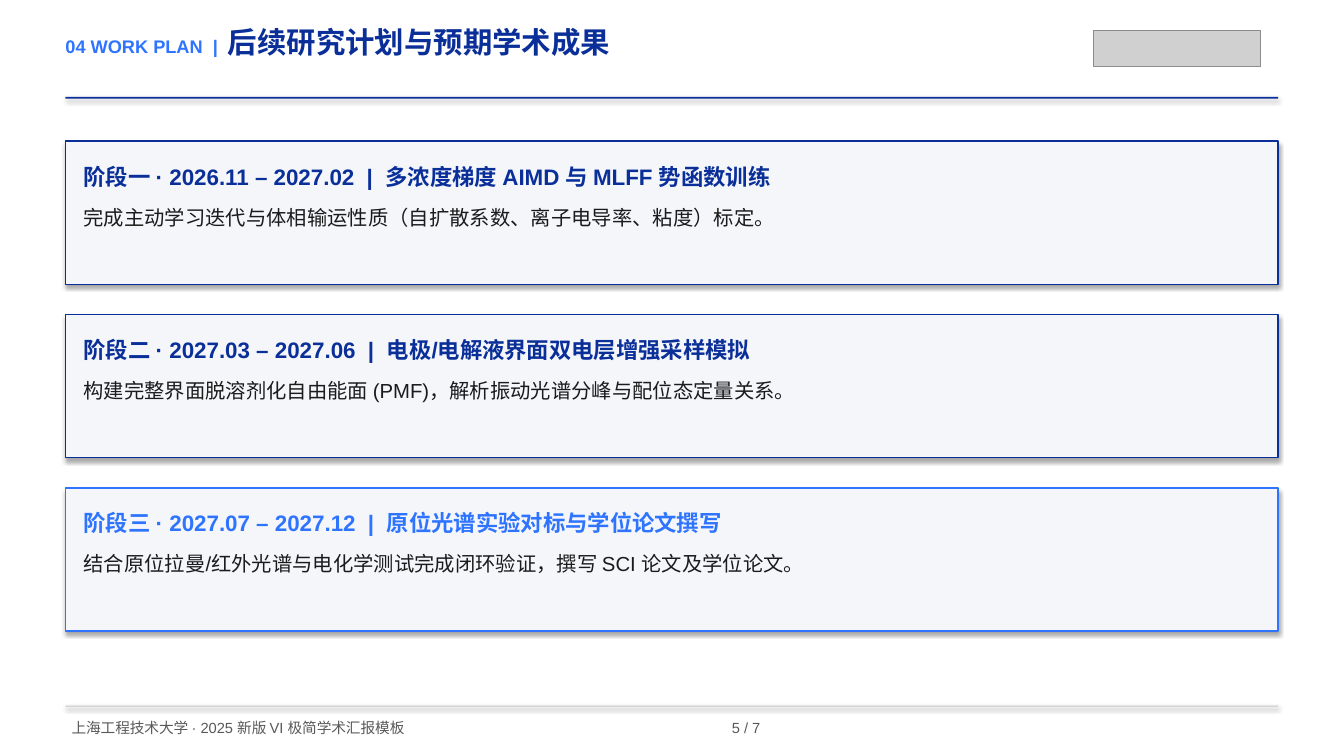
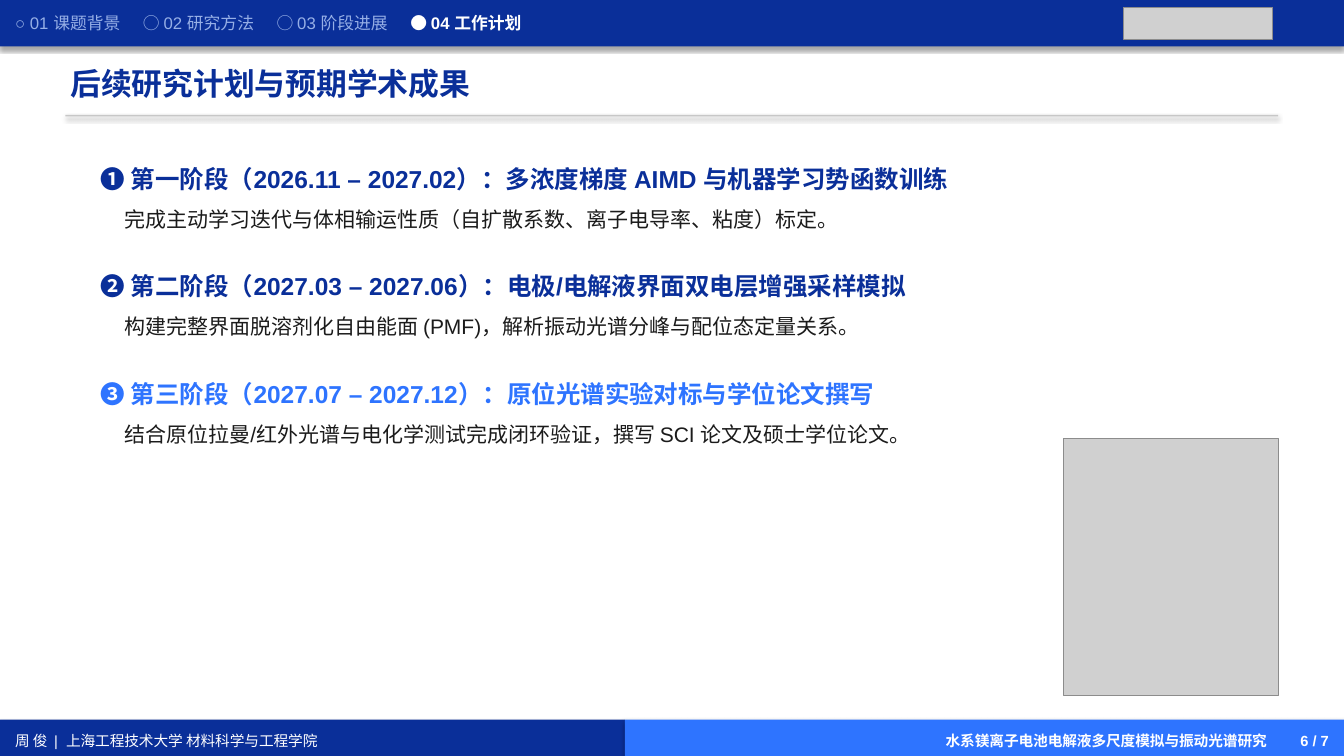
Before and after one commit to zhoujujn795/skills, a slide deck: slide 6 of pptx/assets/sues_2025_vi/SUES_2025_Academic_Template.pptx. Drawn at 1344x756 pixels with LibreOffice and Linux fonts; fonts in the diff are those of the drawing; grey boxes stand for pictures. Boxes give left, top, right and bottom in pixels: in the first picture for what was removed or moved away, otherwise in the second. Text is boxed around its words. In the diff, an @@ line names an element or a change of style, - is before the commit and + after.

```diff
--- a/pptx/assets/sues_2025_vi/SUES_2025_Academic_Template.pptx
+++ b/pptx/assets/sues_2025_vi/SUES_2025_Academic_Template.pptx
@@ rectangle added at <box>0,0,1344,46</box>, fill #0A2F99, 12 pt, text #96AFE6 @@
+○ 01 课题背景 ○ 02 研究方法 ○ 03 阶段进展 ● 04 工作计划
@@ picture added at <box>1124,7,1272,39</box> @@
@@ picture removed at <box>1094,30,1261,67</box> @@
@@ text at <box>71,68,471,98</box>: text changed; size 21 to 22 pt @@
-04 WORK PLAN | 后续研究计划与预期学术成果
+后续研究计划与预期学术成果
@@ rectangle: place and size @@
-rectangle at <box>66,97,1278,99</box>
+rectangle at <box>66,115,1278,116</box>
@@ rectangle at <box>66,115,1278,116</box>: fill #0A2F99 to #C7C7C7 @@
@@ rectangle removed at <box>66,141,1278,284</box> @@
-阶段一 · 2026.11 – 2027.02 | 多浓度梯度 AIMD 与 MLFF 势函数训练
-完成主动学习迭代与体相输运性质（自扩散系数、离子电导率、粘度）标定。
@@ text "❶ 第一阶段（2026.11 – 2027.02）：多浓度梯度 AIMD ...": place and size @@
-text "❶ 第一阶段（2026.11 – 2027.02）：多浓度梯度 AIMD ..." at <box>66,488,1278,631</box>
+text "❶ 第一阶段（2026.11 – 2027.02）：多浓度梯度 AIMD ..." at <box>101,163,949,444</box>
@@ text "❶ 第一阶段（2026.11 – 2027.02）：多浓度梯度 AIMD ..." at <box>101,163,949,444</box>: fill #F4F6FA to none; outline #2E74FF 1 pt to none; shadow off @@
@@ text at <box>101,163,949,444</box>: text changed; size 14.5 to 17.5 pt; bold on @@
-阶段三 · 2027.07 – 2027.12 | 原位光谱实验对标与学位论文撰写
-结合原位拉曼/红外光谱与电化学测试完成闭环验证，撰写 SCI 论文及学位论文。
+❶ 第一阶段（2026.11 – 2027.02）：多浓度梯度 AIMD 与机器学习势函数训练
+完成主动学习迭代与体相输运性质（自扩散系数、离子电导率、粘度）标定。
+❷ 第二阶段（2027.03 – 2027.06）：电极/电解液界面双电层增强采样模拟
+构建完整界面脱溶剂化自由能面 (PMF)，解析振动光谱分峰与配位态定量关系。
+❸ 第三阶段（2027.07 – 2027.12）：原位光谱实验对标与学位论文撰写
+结合原位拉曼/红外光谱与电化学测试完成闭环验证，撰写 SCI 论文及硕士学位论文。
@@ picture added at <box>1064,439,1279,696</box> @@
@@ rectangle removed at <box>66,706,1278,707</box> @@
@@ rectangle added at <box>0,720,625,756</box>, fill #0A2F99, 10.5 pt, text #FFFFFF @@
+周 俊 | 上海工程技术大学 材料科学与工程学院
@@ text removed at <box>72,720,760,734</box> @@
-上海工程技术大学 · 2025 新版 VI 极简学术汇报模板 5 / 7
@@ rectangle "水系镁离子电池电解液多尺度模拟与振动光谱研究 6 / 7": place and size @@
-rectangle "水系镁离子电池电解液多尺度模拟与振动光谱研究 6 / 7" at <box>66,315,1278,458</box>
+rectangle "水系镁离子电池电解液多尺度模拟与振动光谱研究 6 / 7" at <box>625,720,1344,756</box>
@@ rectangle "水系镁离子电池电解液多尺度模拟与振动光谱研究 6 / 7" at <box>625,720,1344,756</box>: vertical alignment top to middle; fill #F4F6FA to #2E74FF; outline #0A2F99 1 pt to none @@
@@ text in rectangle at <box>946,733,1329,748</box>: text changed; size 16 to 10.5 pt; text colour #0A2F99 to #FFFFFF @@
-阶段二 · 2027.03 – 2027.06 | 电极/电解液界面双电层增强采样模拟
-构建完整界面脱溶剂化自由能面 (PMF)，解析振动光谱分峰与配位态定量关系。
+水系镁离子电池电解液多尺度模拟与振动光谱研究 6 / 7
```
Also in this commit, not shown: 5 other slides changed, 1 slide added, 1 slide removed, 4 other files.
